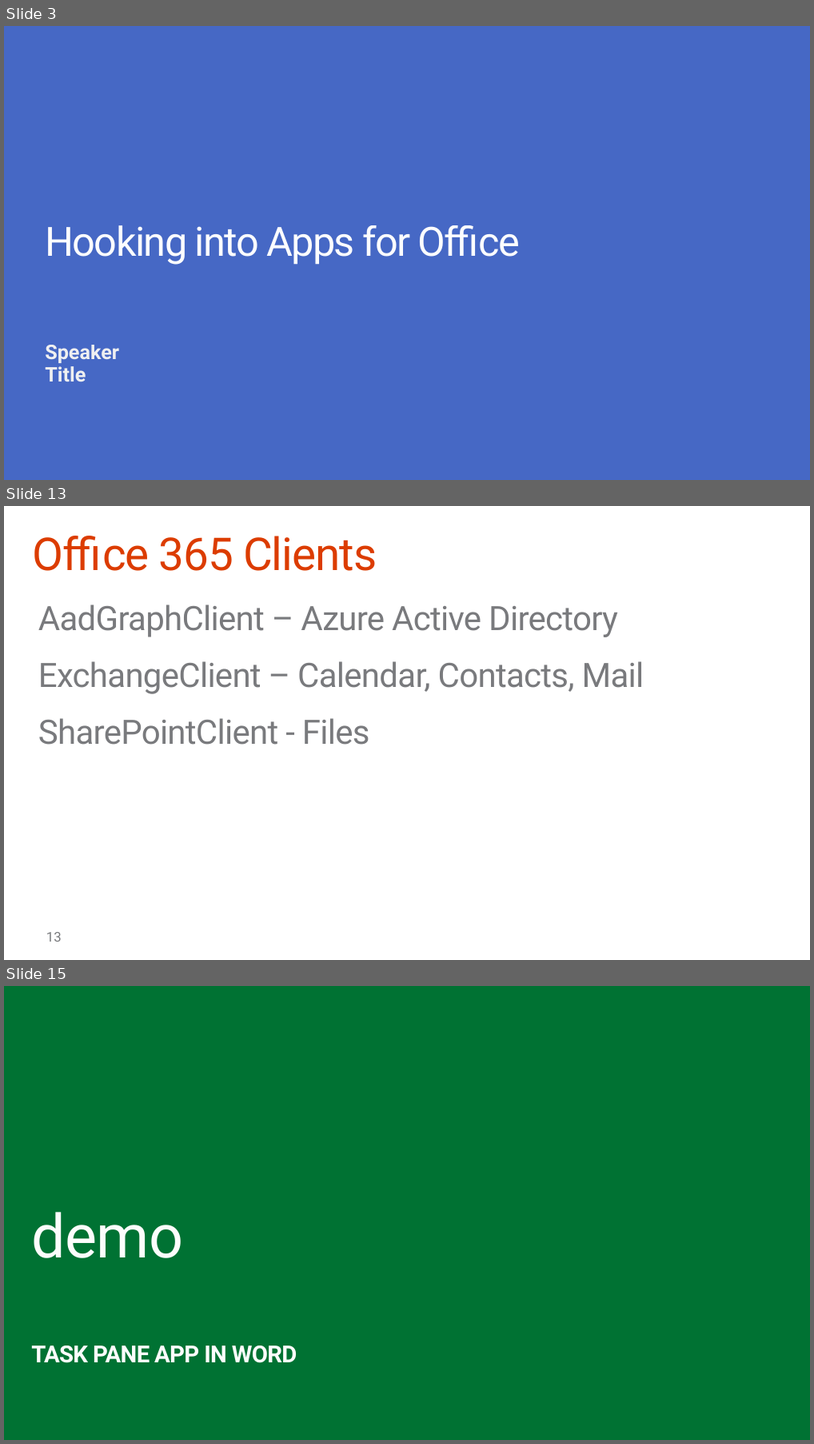
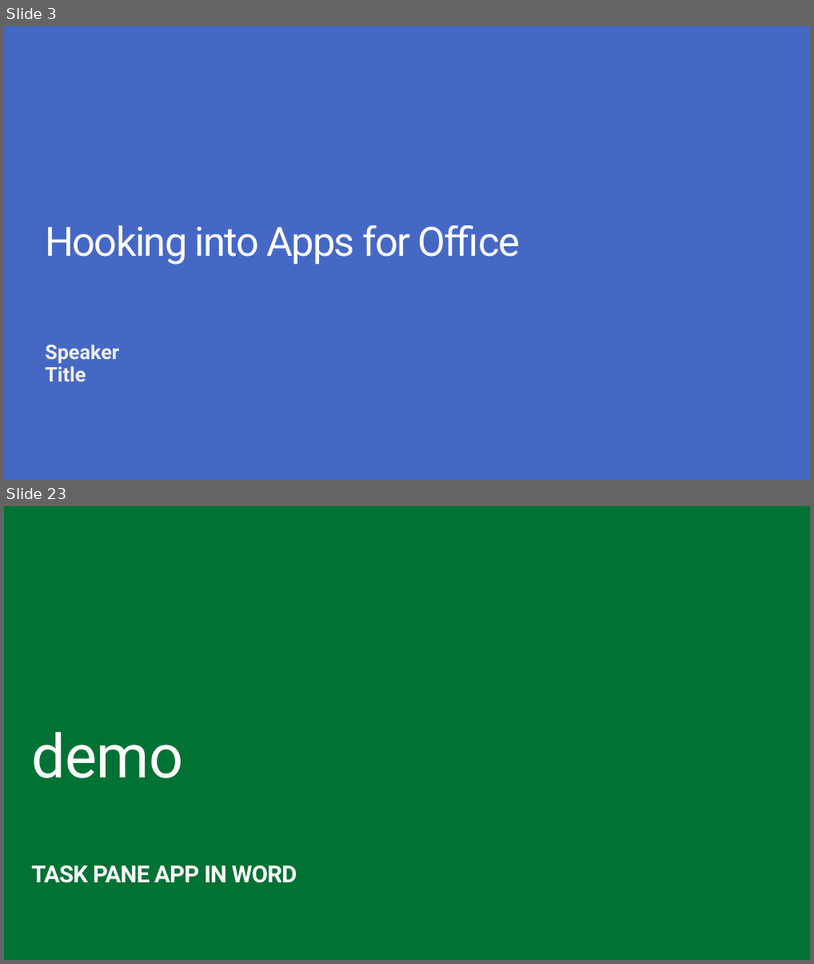
Before and after one commit to stinethebean/DevCampTraining, a slide deck: 05.Hook into Apps for Office/05.Hook into Apps for Office.pptx. Shown one above the other, each under a label of ours: slides 3, 13 and 15 before the commit, slides 3 and 23 after it; the slides between them are not shown. The pictures are 814x1444 and 814x964 pixels, drawn with LibreOffice and Linux fonts; fonts in the diff are those of the drawing; background and template pictures are left out. Boxes give left, top, right and bottom in pixels: in the first picture for what was removed or moved away, otherwise in the second. Text is boxed around its words. In the diff, an @@ line names an element or a change of style, - is before the commit and + after.

```diff
--- a/05.Hook into Apps for Office/05.Hook into Apps for Office.pptx
+++ b/05.Hook into Apps for Office/05.Hook into Apps for Office.pptx
@@ slide 13 removed at (4,506,810,960), background #FFFFFF @@
@@ title removed at (32,536,377,571) @@
-Office 365 Clients
@@ text removed at (38,604,645,744) @@
-AadGraphClient – Azure Active Directory
-ExchangeClient – Calendar, Contacts, Mail
-SharePointClient - Files
@@ page number removed at (46,932,62,941) @@
-13
@@ what was slide 15 is now slide 23 @@
```
Also in this commit, not shown: 3 slides changed, 22 slides added, 23 other slides removed, 1 other file.
